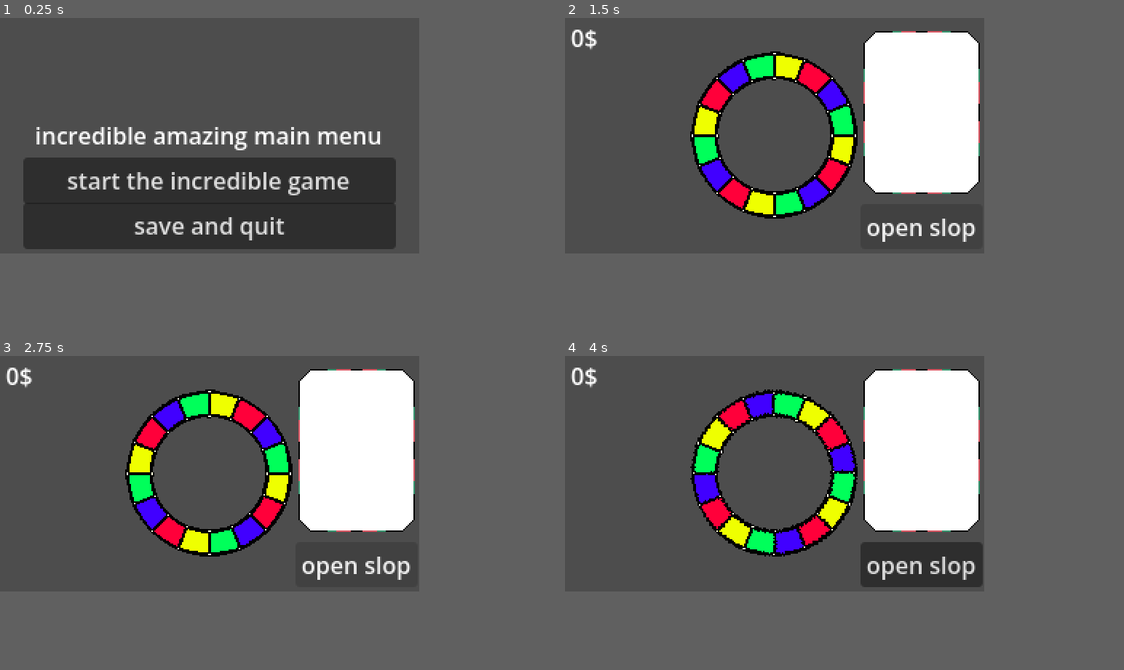
Above: before the commit, frames 1-4 (two rows, left to right).
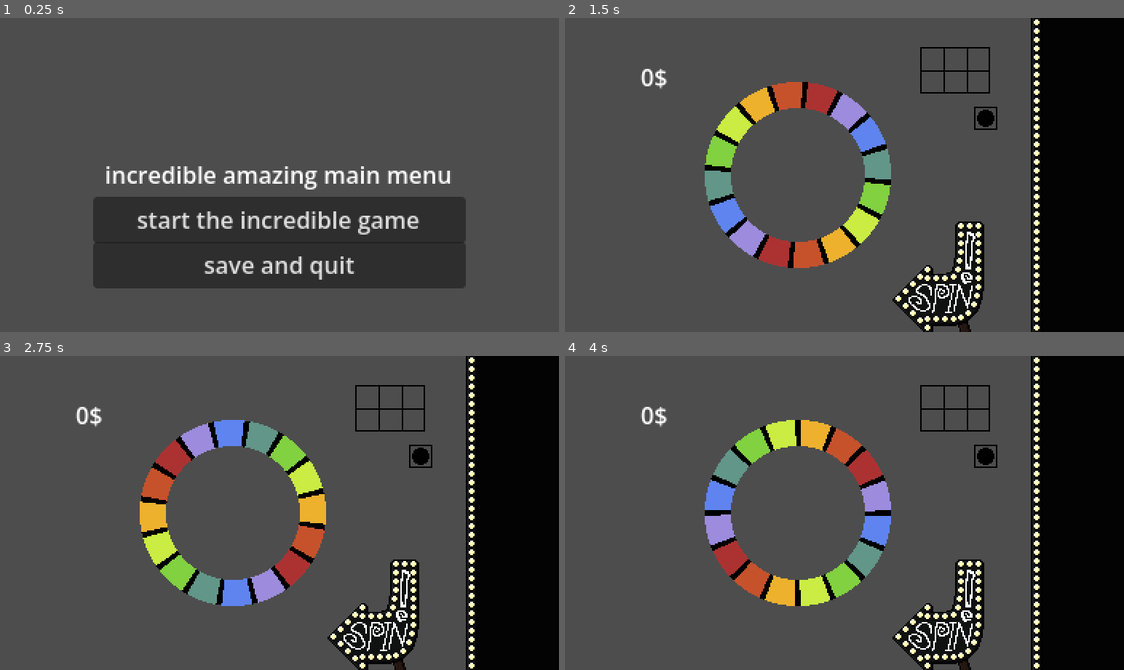
Above: after the commit, the same moments.

Repository: InkNat/juniperdevgamejam2026
Game: Godot game, scene res://Scenes/main.tscn
The game is run twice, just before and just after one commit, with the same random seed, the same clock (stepped at 60 frames per second) and the same inputs.
Inputs (mouse positions are in pixels of both pictures, inside the frame that each line leads up to):
- Up to frame 1 (0.25 s): no input
- Up to frame 2 (1.5 s): click "start the incredible game" at 0.5 s; click (922, 225) at 1.25 s, where only the run before the commit has a clickable "open slop"
- Up to frame 3 (2.75 s): click (357, 563) at 2 s, where only the run before the commit has a clickable "open slop"
- Up to frame 4 (4 s): click (922, 563) at 2.75 s, where only the run before the commit has a clickable "open slop"; move the mouse to (866, 462) at 3.52 s; press the mouse at (866, 462) at 3.53 s
In our replay, the window is 576x324 before the commit and 768x432 after it. These sizes can differ from the game's own. Grey fills any space a smaller window leaves; there, only what the larger window draws over its background counts as a difference.

The runs differ from the first frame. In frame 1, 24% of the frame differs, in the area x 4-84%, y 34-87%; in frame 2, 43%; in frame 3, 43%; in frame 4, 45%, in the area x 1-100%, y 0-100%.

Commit message:
did things
- remade the wheel
- made inventory system

Diff:
--- a/Scenes/game.tscn
+++ b/Scenes/game.tscn
@@ -1,12 +1,42 @@
 [gd_scene format=3 uid="uid://ci8e3htfxl1na"]
 
-[ext_resource type="Script" uid="uid://dvbse4yxt4b38" path="res://Scenes/game.gd" id="1_wrm1d"]
-[ext_resource type="Script" uid="uid://du3o3rr0v3r4g" path="res://Scenes/wheel.gd" id="2_qxrlw"]
-[ext_resource type="Texture2D" uid="uid://vcheqlgovegf" path="res://Sprites/wheel holder.png" id="2_wrm1d"]
-[ext_resource type="Texture2D" uid="uid://chmfnrxabrv8a" path="res://Sprites/nprtest.png" id="4_3dryh"]
+[ext_resource type="Script" uid="uid://dvbse4yxt4b38" path="res://Scripts/game.gd" id="1_wrm1d"]
+[ext_resource type="Script" uid="uid://du3o3rr0v3r4g" path="res://Scripts/wheel.gd" id="2_qxrlw"]
+[ext_resource type="Texture2D" uid="uid://dfepgog4rakdo" path="res://Sprites/debug_item.png" id="3_3dryh"]
+[ext_resource type="Texture2D" uid="uid://dwrm02peqf5qu" path="res://Sprites/inventory_grid_holder.png" id="4_3dryh"]
+[ext_resource type="Texture2D" uid="uid://bkfqqimd31iiw" path="res://Sprites/glass ui.png" id="4_rku1e"]
+[ext_resource type="Script" uid="uid://djjoqipw7b6on" path="res://Scripts/Slots/grid_slots.gd" id="5_h4fw4"]
+[ext_resource type="Shader" uid="uid://dfojatw757cjj" path="res://Scenes/segmentedwheel.gdshader" id="5_i6g32"]
+[ext_resource type="Texture2D" uid="uid://c6ismvndasu4o" path="res://Sprites/slot.png" id="5_wowpa"]
+[ext_resource type="Texture2D" uid="uid://cvyxitfaeoawy" path="res://Sprites/whitepixel.png" id="6_1l0tm"]
+[ext_resource type="Script" uid="uid://bvj2es6a7iu5n" path="res://Scripts/item.gd" id="7_h4fw4"]
+[ext_resource type="Script" uid="uid://cdx46qsku6t3u" path="res://Scripts/Slots/shop_slot.gd" id="7_ldgsr"]
+[ext_resource type="Texture2D" uid="uid://c8q8kbgurnotg" path="res://Sprites/red arowe.png" id="10_ldgsr"]
+[ext_resource type="Texture2D" uid="uid://ctxilpqdawiaa" path="res://Sprites/bigleds.png" id="11_o5yvi"]
+[ext_resource type="Texture2D" uid="uid://cb5qxdxn11m14" path="res://Sprites/wheel_colors.png" id="14_nb51f"]
+[ext_resource type="Texture2D" uid="uid://d1v538f8pf0ni" path="res://Sprites/SPINbutton.png" id="16_nnt18"]
 
-[sub_resource type="Curve" id="Curve_qxrlw"]
-_data = [Vector2(0, 0), 0.0, 0.18220465, 0, 0, Vector2(1, 0.9662922), 1.8597438, 0.0, 0, 0]
+[sub_resource type="RectangleShape2D" id="RectangleShape2D_h4fw4"]
+size = Vector2(46, 30)
+
+[sub_resource type="RectangleShape2D" id="RectangleShape2D_v158k"]
+size = Vector2(16, 16)
+
+[sub_resource type="CircleShape2D" id="CircleShape2D_wowpa"]
+radius = 6.0
+
+[sub_resource type="ShaderMaterial" id="ShaderMaterial_1phco"]
+shader = ExtResource("5_i6g32")
+shader_parameter/colorSampler = ExtResource("14_nb51f")
+shader_parameter/separatorColor = Color(0, 0, 0, 1)
+shader_parameter/angle_offset = 0.0
+shader_parameter/separatorCount = 16
+shader_parameter/separatorLength = 0.01
+shader_parameter/minLength = 0.36
+shader_parameter/maxLength = 0.5
+
+[sub_resource type="Curve" id="Curve_nb51f"]
+_data = [Vector2(0, 0), 0.0, 0.048851967, 0, 0, Vector2(1, 1), 2.7153552, 0.0, 0, 0]
 point_count = 2
 
 [node name="Game" type="Node2D" unique_id=547770425]
@@ -15,31 +45,89 @@
 
 [node name="Camera2D" type="Camera2D" parent="." unique_id=840636453]
 
-[node name="Wheel" type="Sprite2D" parent="." unique_id=1577219210]
-texture = ExtResource("2_wrm1d")
-script = ExtResource("2_qxrlw")
-curve = SubResource("Curve_qxrlw")
-
 [node name="Label" type="Label" parent="." unique_id=942007113]
 offset_left = -140.0
 offset_top = -79.0
 offset_right = -100.0
 offset_bottom = -56.0
 
-[node name="Button" type="Button" parent="." unique_id=468712533]
-offset_left = 59.0
-offset_top = 47.0
-offset_right = 143.0
-offset_bottom = 78.0
-text = "open slop"
+[node name="NinePatchRect2" type="NinePatchRect" parent="." unique_id=579785296]
+offset_left = 127.0
+offset_top = -130.0
+offset_right = 272.0
+offset_bottom = 140.0
+texture = ExtResource("4_rku1e")
+patch_margin_left = 11
+patch_margin_top = 11
+patch_margin_right = 11
+patch_margin_bottom = 11
+axis_stretch_horizontal = 1
+axis_stretch_vertical = 1
 
-[node name="NinePatchRect" type="NinePatchRect" parent="." unique_id=1438803427]
-offset_left = 61.0
-offset_top = -72.0
-offset_right = 141.0
-offset_bottom = 40.0
+[node name="NinePatchRect" type="NinePatchRect" parent="." unique_id=1969857300]
+offset_left = 127.0
+offset_top = -128.0
+offset_right = 253.0
+offset_bottom = 133.0
+texture = ExtResource("11_o5yvi")
+patch_margin_left = 9
+patch_margin_top = 9
+patch_margin_right = 9
+patch_margin_bottom = 9
+axis_stretch_horizontal = 1
+axis_stretch_vertical = 1
+
+[node name="InventoryGridHolder" type="Sprite2D" parent="." unique_id=1067927796]
+position = Vector2(52, -88)
 texture = ExtResource("4_3dryh")
-patch_margin_left = 8
-patch_margin_top = 8
-patch_margin_right = 8
-patch_margin_bottom = 8
+centered = false
+script = ExtResource("5_h4fw4")
+_grid_size_x = 3
+_grid_size_y = 2
+_cell_size = 16
+
+[node name="Area2D" type="Area2D" parent="InventoryGridHolder" unique_id=1385441536]
+collision_layer = 2
+
+[node name="CollisionShape2D" type="CollisionShape2D" parent="InventoryGridHolder/Area2D" unique_id=893196993]
+position = Vector2(24, 16)
+shape = SubResource("RectangleShape2D_h4fw4")
+
+[node name="ShopSlot" type="Sprite2D" parent="." unique_id=370221257]
+position = Vector2(97, -39)
+texture = ExtResource("5_wowpa")
+script = ExtResource("7_ldgsr")
+cost = 20
+
+[node name="Snapbox" type="Area2D" parent="ShopSlot" unique_id=364144611]
+collision_layer = 2
+
+[node name="CollisionShape2D" type="CollisionShape2D" parent="ShopSlot/Snapbox" unique_id=1326384116]
+shape = SubResource("RectangleShape2D_v158k")
+
+[node name="Item" type="Area2D" parent="ShopSlot" unique_id=176860393]
+collision_mask = 2
+script = ExtResource("7_h4fw4")
+
+[node name="CollisionShape2D" type="CollisionShape2D" parent="ShopSlot/Item" unique_id=1608989768]
+shape = SubResource("CircleShape2D_wowpa")
+
+[node name="Sprite2D" type="Sprite2D" parent="ShopSlot/Item" unique_id=835675275]
+texture = ExtResource("3_3dryh")
+
+[node name="RedArowe" type="Sprite2D" parent="." unique_id=1673140143]
+position = Vector2(-31, -54)
+rotation = 1.5707964
+texture = ExtResource("10_ldgsr")
+
+[node name="Whitepixel" type="Sprite2D" parent="." unique_id=1348753697]
+material = SubResource("ShaderMaterial_1phco")
+position = Vector2(-32, 0)
+scale = Vector2(128, 128)
+texture = ExtResource("6_1l0tm")
+script = ExtResource("2_qxrlw")
+curve = SubResource("Curve_nb51f")
+
+[node name="SpiNbutton" type="Sprite2D" parent="." unique_id=1891964432]
+position = Vector2(79, 74)
+texture = ExtResource("16_nnt18")
--- a/Scenes/main_menu.tscn
+++ b/Scenes/main_menu.tscn
@@ -1,6 +1,6 @@
 [gd_scene format=3 uid="uid://b6a3douagmd23"]
 
-[ext_resource type="Script" uid="uid://oe4w02wk4xwl" path="res://Scenes/main_menu.gd" id="1_28flt"]
+[ext_resource type="Script" uid="uid://oe4w02wk4xwl" path="res://Scripts/main_menu.gd" id="1_28flt"]
 
 [node name="MainMenu" type="Control" unique_id=197997598 node_paths=PackedStringArray("start_button", "quit_button")]
 layout_mode = 3
--- a/Scenes/segmentedwheel.gdshader
+++ b/Scenes/segmentedwheel.gdshader
@@ -1,25 +1,32 @@
 shader_type canvas_item;
-uniform vec4 fillColor1 : source_color = vec4(0);
-uniform vec4 fillColor2 : source_color = vec4(0);
+uniform sampler2D colorSampler;
 uniform vec4 separatorColor : source_color = vec4(0);
-uniform float fillness = 0.0f;
+uniform float angle_offset = 0;
 uniform int separatorCount = 4;
 uniform float separatorLength = 0.02f;
 uniform float minLength = 0.45f;
 uniform float maxLength = 0.5f;
 void fragment() {
 	float segmentLength = 1.0f/float(separatorCount);
-	float angle = (atan(UV.x - 0.5f, UV.y - 0.5f)/(PI*2.0f)) +0.5f;
+	float angle = (atan(UV.x - 0.5f, UV.y - 0.5f)/(PI*2.0f)) + angle_offset;
+	angle = mod(angle, 1.0f);
 	COLOR.a = 0.0;
 
 
 	float uvLength = length(UV-vec2(0.5f,0.5f));
 	if (uvLength > minLength && uvLength < maxLength) {
-		if (angle > 0.0f && angle < fillness) {
-			COLOR = fillColor2;
-			if (ceil(angle/segmentLength)*segmentLength <= fillness)
-				COLOR = fillColor1;
-		}
+		float index = floor(angle * float(separatorCount));
+		ivec2 texture_size = textureSize(colorSampler,0);
+		float texture_area = float(texture_size.x * texture_size.y);
+
+		index = mod(index, texture_area);
+
+		float coord_x = mod(float(index), float(texture_size.x))/float(texture_size.x);
+		float coord_y = index/float(texture_size.x);
+
+		COLOR = texture(colorSampler, vec2(coord_x, coord_y));
+
+
 		if (mod(angle+(separatorLength/2.0f),segmentLength) < separatorLength)
 			COLOR = separatorColor;
 	}
--- /dev/null
+++ b/Scripts/Slots/grid_slots.gd
@@ -0,0 +1,38 @@
+extends Slot
+
+@export var _grid_size_x : int
+@export var _grid_size_y : int
+@export var _cell_size : int
+
+var contents = []
+
+func _ready():
+	for i in range(_grid_size_x*_grid_size_y):
+		contents.append(null)
+
+func get_index_from_vec(vec: Vector2) -> int:
+	return (_grid_size_x * vec.y) + vec.x
+
+func _insert(item: Item) -> bool:
+	var cell_position = floor((item.global_position-global_position)/_cell_size)
+	cell_position = Vector2(clamp(cell_position.x, 0, _grid_size_x-1), clamp(cell_position.y, 0, _grid_size_y-1))
+
+	var index = get_index_from_vec(cell_position)
+	if contents[index] != null:
+		return false
+	contents[index] = item
+
+	cell_position *= _cell_size
+	cell_position += Vector2(_cell_size/2,_cell_size/2)
+
+	item.attachement = cell_position
+	item.reparent(self, true)
+	return true
+
+func can_retrieve(_item: Item) -> bool:
+	return true
+
+func retrieve(item: Item):
+	var index = contents.find(item)
+	if (index == -1): return
+	contents[index] = null
--- /dev/null
+++ b/Scripts/Slots/shop_slot.gd
@@ -0,0 +1,14 @@
+extends Slot
+
+@export var cost : int
+
+func _insert(item: Item) -> bool:
+	return false
+
+func can_retrieve(item: Item) -> bool:
+	if Game.instance.cash_money >= cost:
+		return true
+	return false
+
+func retrieve(item: Item):
+	Game.instance.cash_money -= cost
--- /dev/null
+++ b/Scripts/Slots/slot.gd
@@ -0,0 +1,17 @@
+@abstract class_name Slot extends Node2D
+
+func _get_current_item() -> Item:
+	for child in get_children():
+		if child is Item: return child
+	return null
+
+@abstract func _insert(item: Item) -> bool
+@abstract func can_retrieve(item: Item) -> bool
+@abstract func retrieve(item: Item)
+
+func insert_item(item: Item):
+	var slot_parent = item.get_parent()
+	if slot_parent is not Slot: return
+	if not slot_parent.can_retrieve(item): return
+	slot_parent.retrieve(item)
+	_insert(item)
--- a/Scenes/game.gd
+++ b/Scripts/game.gd
@@ -1,12 +1,13 @@
-extends Node2D
+class_name Game extends Node2D
 
+static var instance: Game
 var cash_money: int = 0
 
 # Called when the node enters the scene tree for the first time.
 func _ready():
-	pass # Replace with function body.
+	instance = self
 
 
 # Called every frame. 'delta' is the elapsed time since the previous frame.
-func _process(delta):
+func _process(_delta):
 	$Label.text = str(cash_money) + "$"
--- a/Scripts/dragable.gd
+++ b/Scripts/item.gd
@@ -1,36 +1,35 @@
-extends Sprite2D
+class_name Item extends Area2D
 
-var dragging: bool = false
-var dragging_offset: Vector2
+var _dragging: bool = false
+var _dragging_offset: Vector2
 var attachement: Vector2 = position
 
 func _ready():
 	pass
+
 func _process(delta):
-	if dragging: while_dragging()
+	if _dragging: while_dragging()
 	else:
 		position = position.lerp(attachement, delta*10)
 
+func start_dragging(_offset: Vector2):
+	_dragging = true
+	_dragging_offset = _offset
 
-func start_dragging(_offset: Vector2):
-	print("draggin")
-	dragging = true
-	dragging_offset = _offset
 func stop_dragging():
-	dragging = false
-	for other_area: Area2D in $AttachDetector.get_overlapping_areas():
+	_dragging = false
+	for other_area: Area2D in get_overlapping_areas():
 		var oa_parent = other_area.get_parent()
-		if not oa_parent: continue
-		attachement = oa_parent.position
+		if oa_parent is Slot:
+			oa_parent.insert_item(self)
 
 func while_dragging():
 	var mouse_pos = get_global_mouse_position()
-	position = mouse_pos+dragging_offset
-
+	position = mouse_pos+_dragging_offset
 
 func _unhandled_input(event):
 	if event.is_action_released("Click"):
-		if dragging:
+		if _dragging:
 			stop_dragging()
 		return
 	elif event.is_action_pressed("Click"):
@@ -41,5 +40,8 @@
 		parameters.position = mouse_pos;
 		parameters.collide_with_areas = true
 
-		if space.intersect_point(parameters, 1):
-			start_dragging(position-mouse_pos)
+		var result = space.intersect_point(parameters)
+		for dict in result:
+			print(dict["collider"])
+			if dict["collider"] == self:
+				start_dragging(position-mouse_pos)
--- a/Scripts/main.gd
+++ b/Scripts/main.gd
@@ -23,10 +23,10 @@
 	save_persistent_data()
 	get_tree().quit()
 
-func switch_scene(name: String):
+func switch_scene(scene_name: String):
 	if (current_scene != null):
 		current_scene.queue_free()
-	var new_scene = scenes[name].instantiate()
+	var new_scene = scenes[scene_name].instantiate()
 	current_scene = new_scene
 	add_child(new_scene)
 
--- a/Scenes/wheel.gd
+++ b/Scripts/wheel.gd
@@ -18,7 +18,7 @@
 
 func land():
 	var result = floor((rotation_degrees/360) * segments)
-	get_parent().cash_money += result
+	Game.instance.cash_money += result
 
 func spin(spin_time: float):
 	current_spin_time += spin_time
@@ -26,4 +26,4 @@
 
 func _unhandled_input(event):
 	if event.is_action_pressed("Click"):
-		spin(0.3)
+		spin(1)
--- a/project.godot
+++ b/project.godot
@@ -17,8 +17,8 @@
 
 [display]
 
-window/size/viewport_width=288
-window/size/viewport_height=162
+window/size/viewport_width=384
+window/size/viewport_height=216
 window/size/mode=2
 window/stretch/mode="viewport"
 
Not shown, added: Scripts/Slots/grid_slots.gd.uid
Not shown, added: Scripts/Slots/shop_slot.gd.uid
Not shown, added: Scripts/Slots/slot.gd.uid
Renamed: Scenes/game.gd.uid -> Scripts/game.gd.uid
Renamed: Scripts/dragable.gd.uid -> Scripts/item.gd.uid
Renamed: Scenes/main_menu.gd -> Scripts/main_menu.gd
Renamed: Scenes/main_menu.gd.uid -> Scripts/main_menu.gd.uid
Renamed: Scenes/wheel.gd.uid -> Scripts/wheel.gd.uid
Binary file added: Sprites/SPINbutton.aseprite
Binary file added: Sprites/SPINbutton.png
Not shown, added: Sprites/SPINbutton.png.import
Binary file added: Sprites/bigleds.png
(and 18 more such lines)
